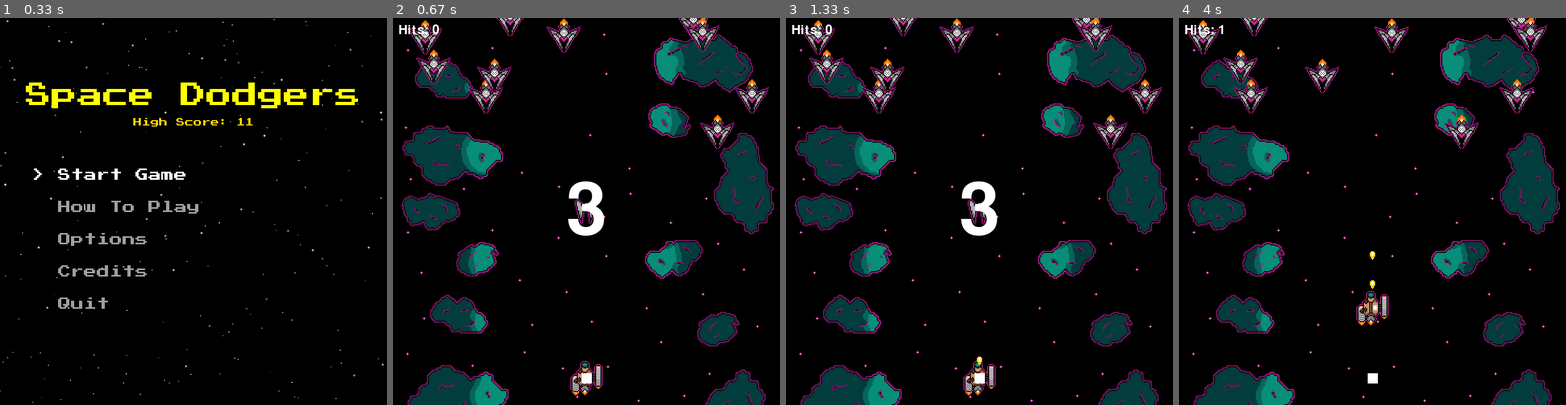
Above: before the commit, frames 1-4 (left to right).
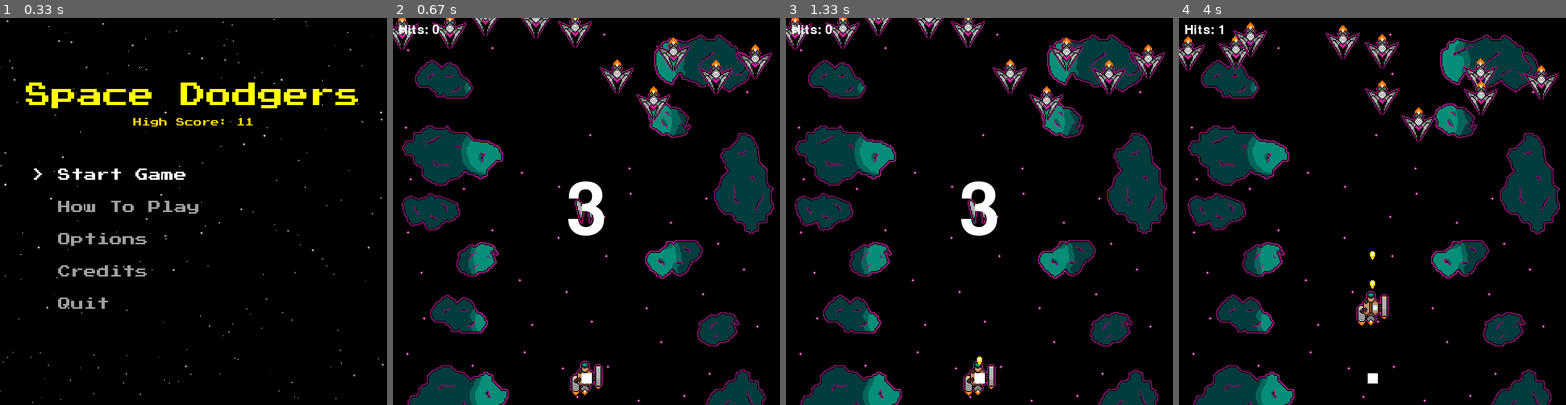
Above: after the commit, the same moments.

Repository: software-engineering-game/pygame-game
Game: pygame game, started from main.py
Same seed, same stepped clock (60 frames per second), same inputs: the game is played once before the commit and once after it.
Inputs:
- Up to frame 1 (0.33 s): no input
- Up to frame 2 (0.67 s): tap Enter at 0.33 s
- Up to frame 3 (1.33 s): tap Space at 0.67 s
- Up to frame 4 (4 s): hold Up from 3.57 s (still down); tap Space at 3.63, 3.93 s

Frame 1 is identical in both runs. In frame 2, 4.0% of the frame differs, in the area x 0-98%, y 0-34%; in frame 3, 4.0%; in frame 4, 4.2%.

Commit message:
basic enemy movement

Diff:
--- a/states/game_state.py
+++ b/states/game_state.py
@@ -110,8 +110,13 @@
         self.current_frame = 0
         self.image = self.frames[self.current_frame]
 
-        self.direction = random.choice([-1, 1])
-        self.drift_speed = random.uniform(1.0, 2.5)
+        self.vertical_speed = random.uniform(0.8, 1.5)
+        self.vx = random.uniform(-1.5, 1.5)
+        self.vy = random.uniform(0.8, 1.5)
+
+        # how often direction changes
+        self.change_timer = random.uniform(1.0, 3.0)
+
 
         # self.image = pygame.image.load(os.path.join(asset_folder, sprite_name)).convert()
         # self.image.set_colorkey(utils.SHEET_BG)
@@ -135,15 +140,25 @@
         self.shoot_cooldown = random.uniform(2.5, 5.0)
 
     def update(self, player_pos):
-        # Horizontal movement
-        self.rect.x += self.direction * self.drift_speed
-
-        # Slight downward movement
-        self.rect.y += 0.3
-
-        # Bounce off screen edges
-        if self.rect.left <= 0 or self.rect.right >= settings.WIDTH:
-            self.direction *= -1
+        # Move based on velocity
+        self.rect.x += self.vx
+        self.rect.y += self.vy
+
+        # Occasionally change direction (this is the key to "flow")
+        self.change_timer -= 0.016  # approx frame time
+
+        if self.change_timer <= 0:
+            self.vx = random.uniform(-1.5, 1.5)
+            self.vy = random.uniform(0.8, 1.5)
+            self.change_timer = random.uniform(1.0, 3.0)
+            self.vx = max(-2, min(2, self.vx))
+            self.vy = max(0.5, min(2, self.vy))
+
+        if self.rect.right < 0:
+            self.rect.left = settings.WIDTH
+
+        elif self.rect.left > settings.WIDTH:
+            self.rect.right = 0
 
         # If enemy goes off bottom → reset to top
         if self.rect.top > settings.HEIGHT:
@@ -228,9 +243,22 @@
         self.countdown_active = True
 
         # Spawning Enemies
-        for _ in range(10):
-            x = random.randint(50, app.width - 50)
-            y = random.randint(0, app.height // 3)
+        self.enemy_ships.empty()
+
+        num_enemies = 10
+        columns = num_enemies
+
+        spacing_x = app.width // columns
+
+        for i in range(num_enemies):
+            # base position in column
+            x = i * spacing_x + spacing_x // 2
+
+            # add small randomness so it's not perfectly aligned
+            x += random.randint(-20, 20)
+
+            # spawn in top 1/4
+            y = random.randint(0, app.height // 4)
 
             enemy = Basic_Enemy(
                 frames=utils.load_spritesheet(
@@ -245,6 +273,8 @@
             )
 
             self.enemy_ships.add(enemy)
+
+
 
         self.ram_ship = Swarm_Enemy(
             asset_folder=asset_folder,
